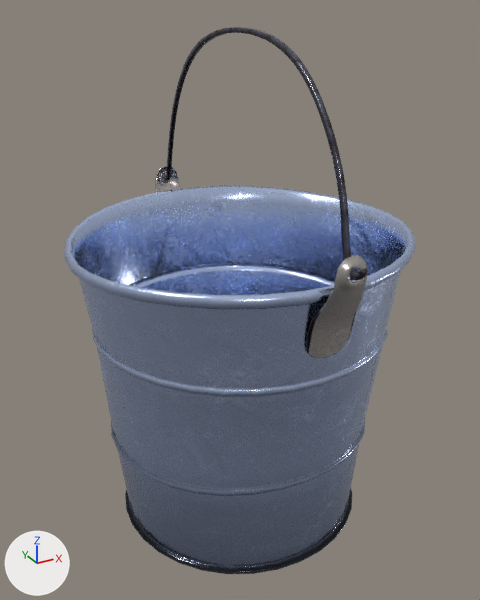
Renders of the glTF model assets/Models/Game/metal_bucket.glb from each side of a commit.
Rendered twice from a 50 mm lens placed at (-1.87, -3.41, 3.23), pointed at (0.0, -0.02, 1.54). Arrows for +X, +Y and +Z are at lower left; the lights stay in place. Where no turn or scale is listed for an object, it has been applied to the vertices.
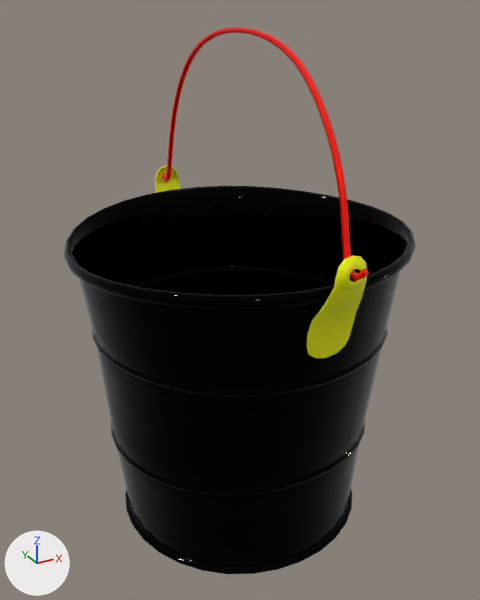
The newer file is also rescaled (x1.35), turned or shifted as a whole; pictures and numbers use the older file's frame.

What differs and where, as boxes [x1, y1, x2, y2] in the pictures (480 x 600 px):
'Object_6', surface changed (blue to black)
    both: [64, 186, 416, 574]
'Object_8', surface changed, recoloured (grey to yellow)
    both: [155, 165, 367, 358]
'Object_4', surface changed, recoloured (grey to red)
    both: [162, 27, 368, 280]

The change, as a list of edits to the scene's bpy script:
```text
Change mat_bucketmetal:
    remove # nodes: BsdfPrincipled, NormalMap, OutputMaterial, SeparateColor, TexImage x3
    remove # uses the picture img_image_0
    remove # uses the picture img_image_1
    nodes: BsdfPrincipled, NormalMap, OutputMaterial, TexImage
    colours: black #000000
Add mat_handle_holder:
    mat_handle_holder = bpy.data.materials.new('handle_holder')
    # colours: yellow #f8ff00
    # uses the picture img_image_2
Add mat_handle:
    mat_handle = bpy.data.materials.new('handle')
    # colours: red #ff1100
    # uses the picture img_image_2
Change me_object_0:
    where me_object_0.from_pydata(...)  # 336 vertices, 668 faces; spans x -0.03..0.04, y -1.21..1.2, z 1.06..2.13
    remove me_object_0.materials.append(mat_bucketmetal)
    add me_object_0.materials.append(mat_handle)
Change me_object_2:
    where me_object_2.from_pydata(...)  # 548 vertices, 1096 faces; spans x -0.14..0.14, y -1.14..1.14, z 0.57..1.18
    remove me_object_2.materials.append(mat_bucketmetal)
    add me_object_2.materials.append(mat_handle_holder)
```
